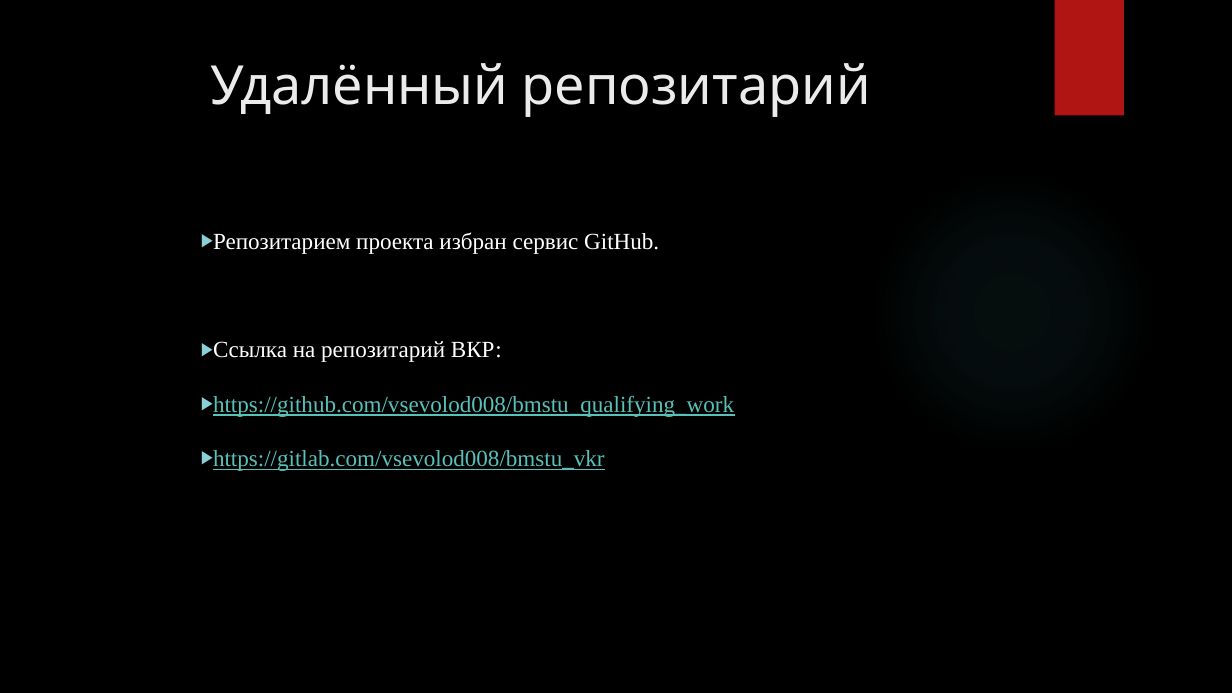
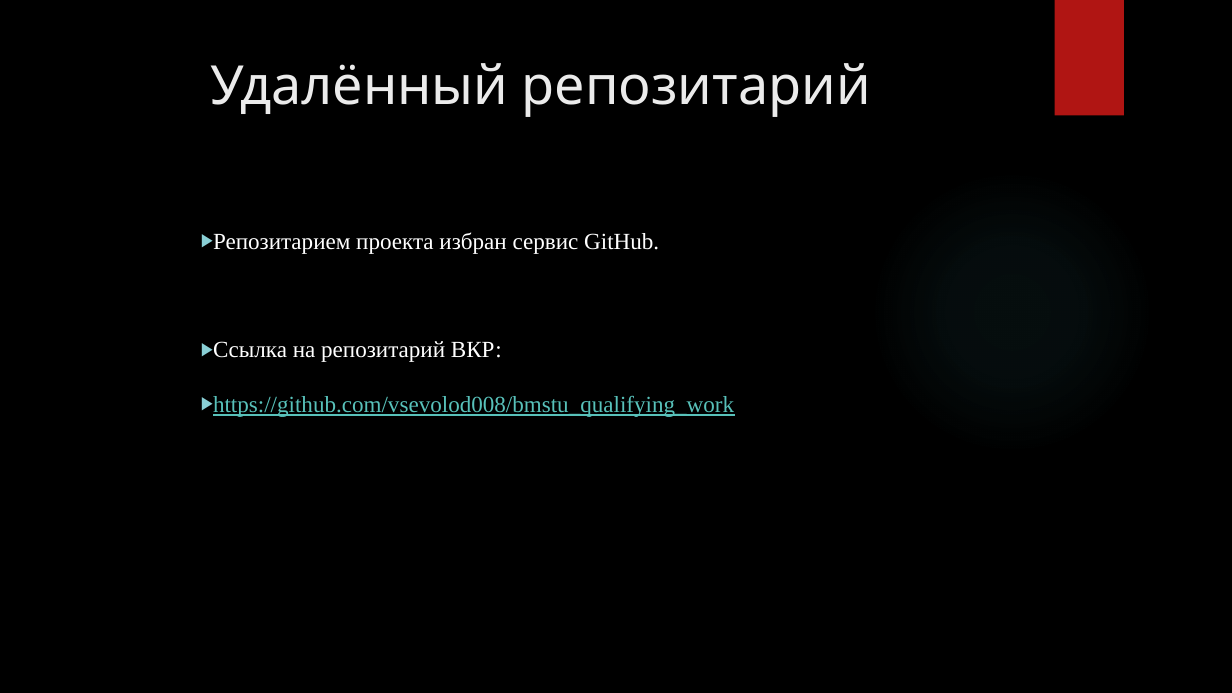
Before and after one commit to vsevolod008/bmstu_qualifying_work, a slide deck: slide 15 of Презентация_Терещук_ВО.pptx. Drawn at 1232x693 pixels with LibreOffice and Linux fonts; fonts in the diff are those of the drawing; background and template pictures are left out. Boxes give left, top, right and bottom in pixels: in the first picture for what was removed or moved away, otherwise in the second. Text is boxed around its words. In the diff, an @@ line names an element or a change of style, - is before the commit and + after.

```diff
--- a/Презентация_Терещук_ВО.pptx
+++ b/Презентация_Терещук_ВО.pptx
@@ text at (x1=213, y1=450, x2=605, y2=471): paragraph removed @@
-▶ https://gitlab.com/vsevolod008/bmstu_vkr
```
Also in this commit, not shown: 3 other files.
